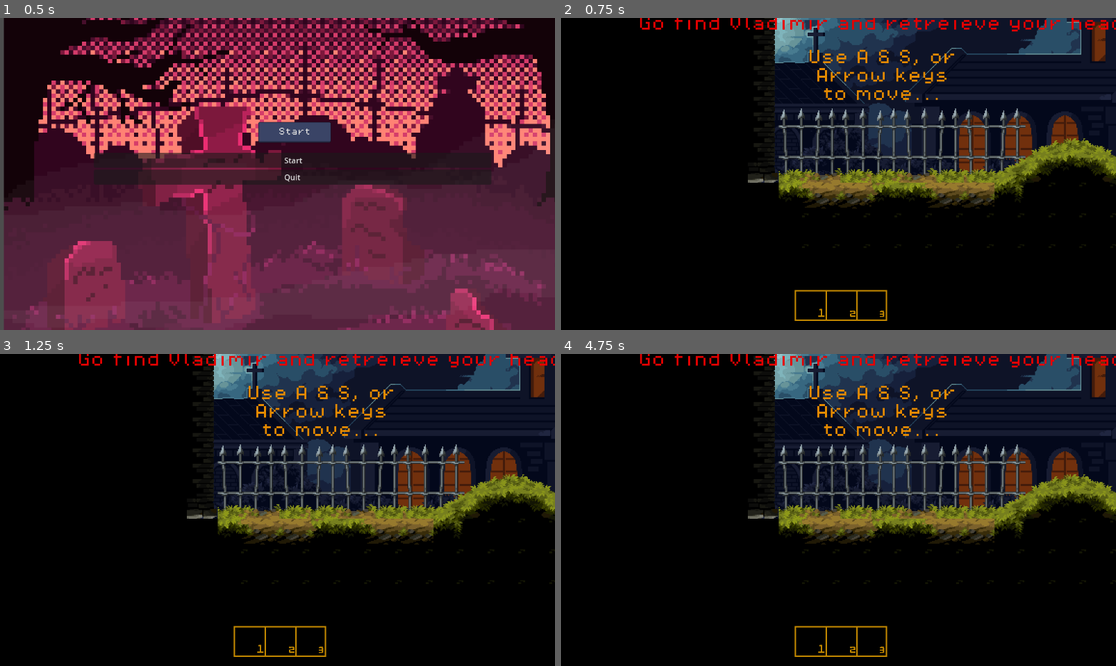
Above: before the commit, frames 1-4 (two rows, left to right).
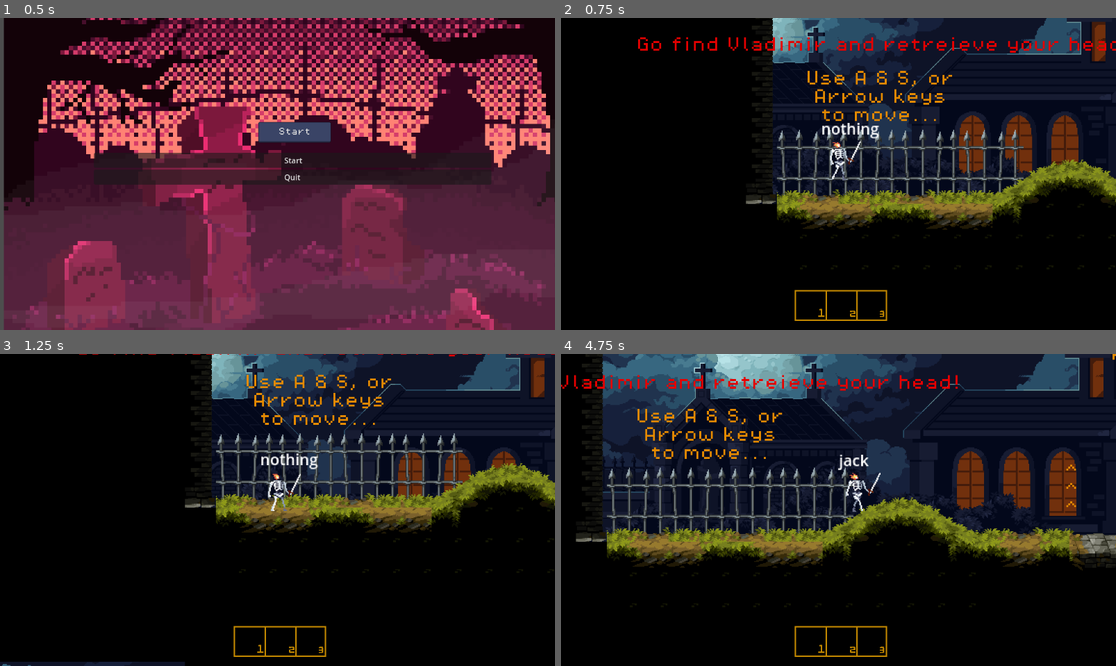
Above: after the commit, the same moments.

Repository: EdisonLing/skullsearch
Game: Godot game, scene res://scenes/menu.tscn
The game is run twice, just before and just after one commit, with the same random seed, the same clock (stepped at 60 frames per second) and the same inputs.
Inputs:
- Up to frame 1 (0.5 s): no input
- Up to frame 2 (0.75 s): click "Start" at 0.5 s
- Up to frame 3 (1.25 s): no input
- Up to frame 4 (4.75 s): tap W every 0.75 s from 1.25 to 4.25 s; hold Right (move_right) 1.28-2.78 s; tap E (attack) at 1.35, 2.3, 2.85, 3.8 s; tap Space (jump) at 1.52, 1.55, 1.82, 2.1, 2.27, 2.57, 3.05, 3.77, 4.07, 4.52, 4.55 s; hold A (move_left) 2.78-3.53 s; hold Right (move_right) from 3.53 s (still down); tap 1 (hotbar1) at 3.6 s; tap 2 (hotbar2) at 4.35 s

Frame 1 is identical in both runs. In frame 2, 16% of the frame differs, in the area x 13-100%, y 0-68%; in frame 3, 14%; in frame 4, 35%, in the area x 0-100%, y 0-70%.

Commit message:
can change heads

Diff:
--- a/skull-search/scenes/inventory.gd
+++ b/skull-search/scenes/inventory.gd
@@ -1,7 +1,7 @@
 extends Node2D
 
 # A dictionary to hold item data
-var items = {"nothing": 1, "jack":0, "bag":0} #define names of items and set which ones are owned by default
+var items = {"nothing": 1, "jack":1, "bag":1} #define names of items and set which ones are owned by default
 var currentItem = "nothing"
 
 # Max size of the inventory
--- a/skull-search/scenes/player.tscn
+++ b/skull-search/scenes/player.tscn
@@ -10,6 +10,7 @@
 [ext_resource type="Texture2D" uid="uid://8owwmph80mis" path="res://assets/assets/sprites/Bag/Skeleton_01_White_Die.png" id="4_6hxtx"]
 [ext_resource type="Texture2D" uid="uid://bvnpu0fxmvghj" path="res://assets/assets/sprites/Candle_Walk.png" id="4_cs5tp"]
 [ext_resource type="Texture2D" uid="uid://3s3bvjt0rc6i" path="res://assets/assets/sprites/Bag/Skeleton_01_White_Hurt.png" id="5_6pjxe"]
+[ext_resource type="Texture2D" uid="uid://722f5ygfjb4x" path="res://assets/assets/sprites/Bag/Skeleton_01_White_Walk.png" id="5_kjy3p"]
 [ext_resource type="Texture2D" uid="uid://c3lor0clcu8un" path="res://assets/assets/sprites/Jack o lantern/Skeleton_01_White_Attack1.png" id="11_p46kg"]
 [ext_resource type="Texture2D" uid="uid://bv7o5bd8w0tlp" path="res://assets/assets/sprites/Jack o lantern/Skeleton_01_White_Hurt.png" id="12_js2ls"]
 [ext_resource type="Texture2D" uid="uid://csa2vrcu2mdui" path="res://assets/assets/sprites/Jack o lantern/Skeleton_01_White_Idle.png" id="13_35fwa"]
--- a/skull-search/scripts/player.gd
+++ b/skull-search/scripts/player.gd
@@ -11,6 +11,44 @@
 var player_alive = true
 
 var attack_ip = false
+
+#call: animationSet($Inventory.
+func animationSet(item_name, motion):
+	if item_name == "jack":
+		if motion == "idle":
+			return "jack_idle"
+		elif motion == "attack":
+			return "jack_attack"
+		elif motion == "walk":
+			return "jack_walk"
+		elif motion == "jump":
+			return "jack_jump"
+		elif motion == "hurt":
+			return "jack_hurt"
+		elif motion == "die":
+			return "jack_die"
+
+	elif item_name == "bag":
+		if motion == "idle":
+			return "bag_idle"
+		elif motion == "attack":
+			return "bag_attack"
+		elif motion == "walk":
+			return "bag_walk"
+		elif motion == "jump":
+			return "bag_jump"
+		elif motion == "hurt":
+			return "bag_hurt"
+		elif motion == "die":
+			return "bag_die"
+
+	else:
+		if motion == "idle":
+			return "candle_idle"
+		else: #motion == "walk":
+			return "candle_walk"
+
+
 
 func _physics_process(delta: float) -> void:
 	enemy_attack()
@@ -38,11 +76,12 @@
 			attack_ip = false
 	elif is_on_floor():
 		if direction == 0:
-			animated_sprite.play("idle")
+			animated_sprite.play(animationSet($Inventory.currentItem, "idle"))
+
 		elif direction:
-			animated_sprite.play("walking")
+			animated_sprite.play(animationSet($Inventory.currentItem, "walk"))
 	else:
-		animated_sprite.play("jumping")
+		animated_sprite.play(animationSet($Inventory.currentItem, "jump"))
 	#play animation
 
 	if direction:
@@ -57,14 +96,14 @@
 	if Input.is_action_just_pressed("move_left"):
 		velocity.x = -SPEED
 		$AnimatedSprite2D.flip_h = true
-		$AnimatedSprite2D.play("walking")
+		$AnimatedSprite2D.play(animationSet($Inventory.currentItem, "walk"))
 	elif Input.is_action_just_pressed("move_right"):
 		velocity.x = SPEED
 		$AnimatedSprite2D.flip_h = false
-		$AnimatedSprite2D.play("walking")
+		$AnimatedSprite2D.play(animationSet($Inventory.currentItem, "walk"))
 	elif attack_ip == false:
 		velocity.x = 0
-		$AnimatedSprite2D.play("idle")
+		$AnimatedSprite2D.play(animationSet($Inventory.currentItem, "idle"))
 
 	if not is_on_floor():
 		velocity += get_gravity() * delta
@@ -103,18 +142,22 @@
 		attack_ip = true
 		if dir == 1:
 			animated_sprite.flip_h = false
-			animated_sprite.play("attack")
-			$DealAttackCD.start()
+			animated_sprite.play(animationSet($Inventory.currentItem, "attack"))
+			if $Inventory.currentItem != "nothing":
+				$DealAttackCD.start()
 		if dir == -1:
 			animated_sprite.flip_h = true
-			animated_sprite.play("attack")
-			$DealAttackCD.start()
+			animated_sprite.play(animationSet($Inventory.currentItem, "attack"))
+			if $Inventory.currentItem != "nothing":
+				$DealAttackCD.start()
 		if dir == 0:
-			animated_sprite.play("attack")
-			$DealAttackCD.start()
+			animated_sprite.play(animationSet($Inventory.currentItem, "attack"))
+			if $Inventory.currentItem != "nothing":
+				$DealAttackCD.start()
 
 
 func _on_deal_attack_cd_timeout() -> void:
-	$DealAttackCD.stop()
+	if $Inventory.currentItem != "nothing":
+		$DealAttackCD.stop()
 	global.player_current_attack = false
 	attack_ip = false
